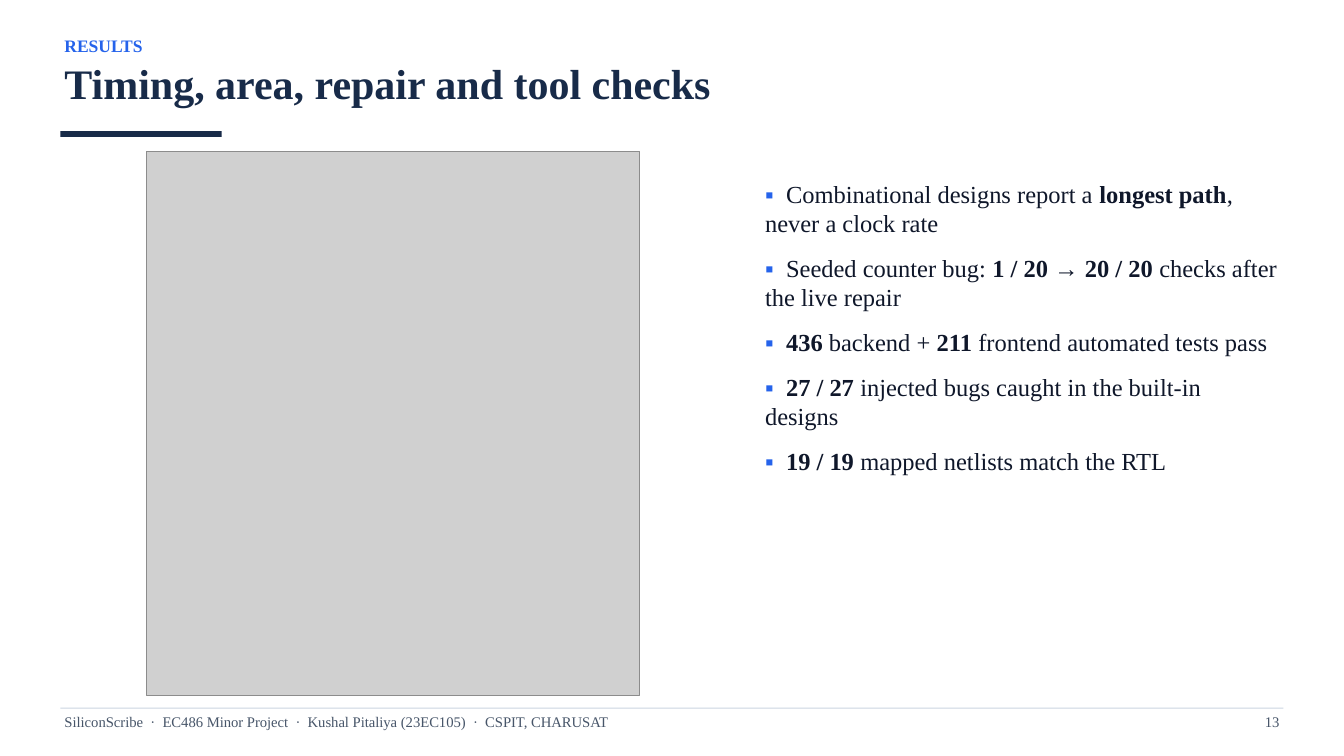
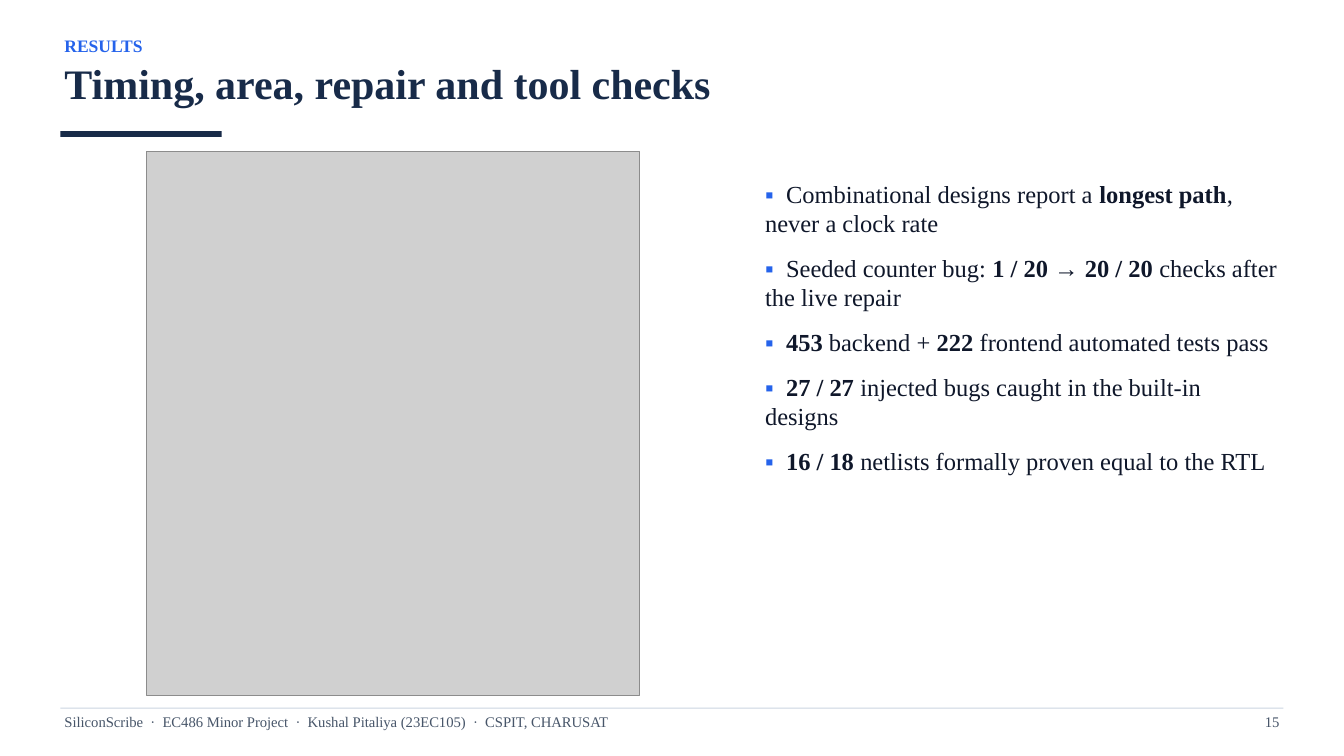
Before and after one commit to k-pitaliya/siliconscribe, a slide deck: slide 15 of docs/23EC105_Kushal_Pitaliya_SiliconScribe_Viva_Presentation.pptx (slide 13 before the commit). Drawn at 1344x756 pixels with LibreOffice and Linux fonts; fonts in the diff are those of the drawing; grey boxes stand for pictures. Boxes give left, top, right and bottom in pixels: in the first picture for what was removed or moved away, otherwise in the second. Text is boxed around its words. In the diff, an @@ line names an element or a change of style, - is before the commit and + after.

```diff
--- a/docs/23EC105_Kushal_Pitaliya_SiliconScribe_Viva_Presentation.pptx
+++ b/docs/23EC105_Kushal_Pitaliya_SiliconScribe_Viva_Presentation.pptx
@@ text at bbox=[786, 333, 1268, 357]: text changed @@
-▪ 436 backend + 211 frontend automated tests pass
+▪ 453 backend + 222 frontend automated tests pass
@@ text at bbox=[786, 452, 1266, 476]: text changed @@
-▪ 19 / 19 mapped netlists match the RTL
+▪ 16 / 18 netlists formally proven equal to the RTL
@@ text at bbox=[1265, 717, 1280, 727]: text changed @@
-13
+15
```
Also in this commit, not shown: 5 other slides changed, 2 slides added, 15 other files.
